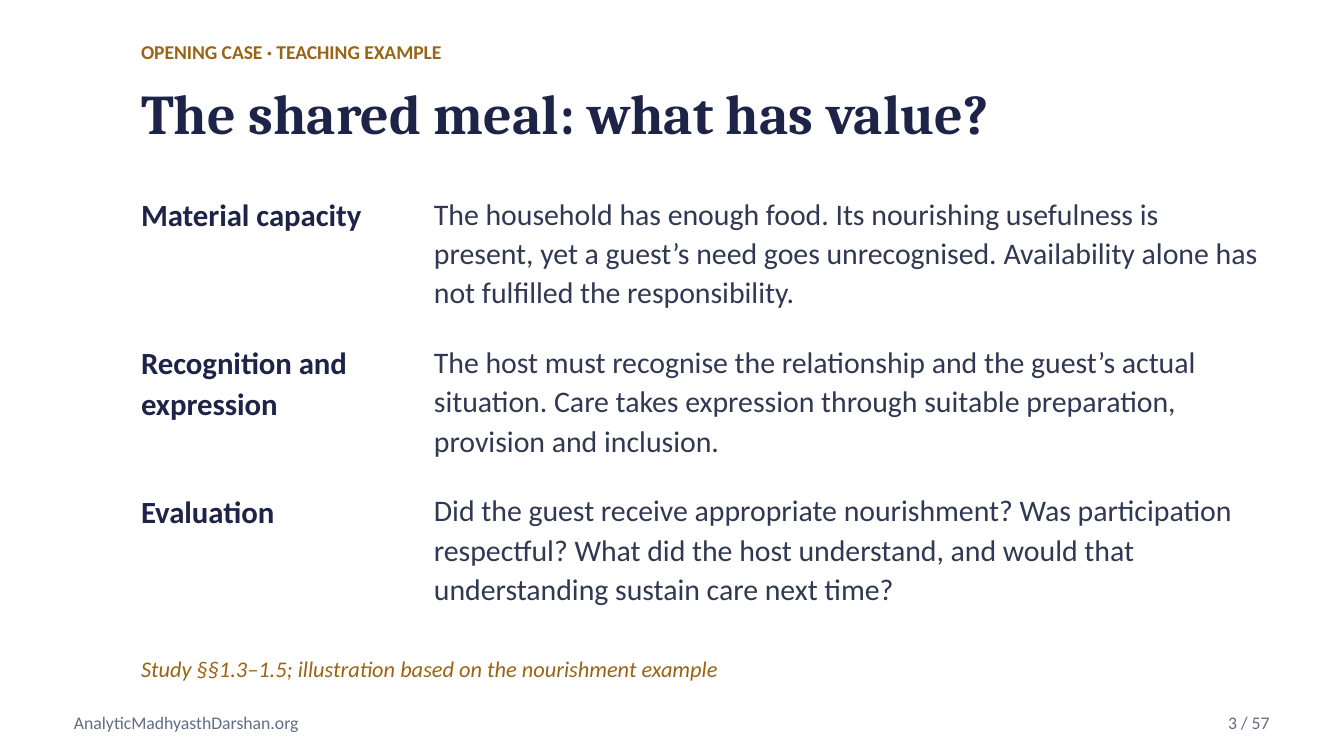
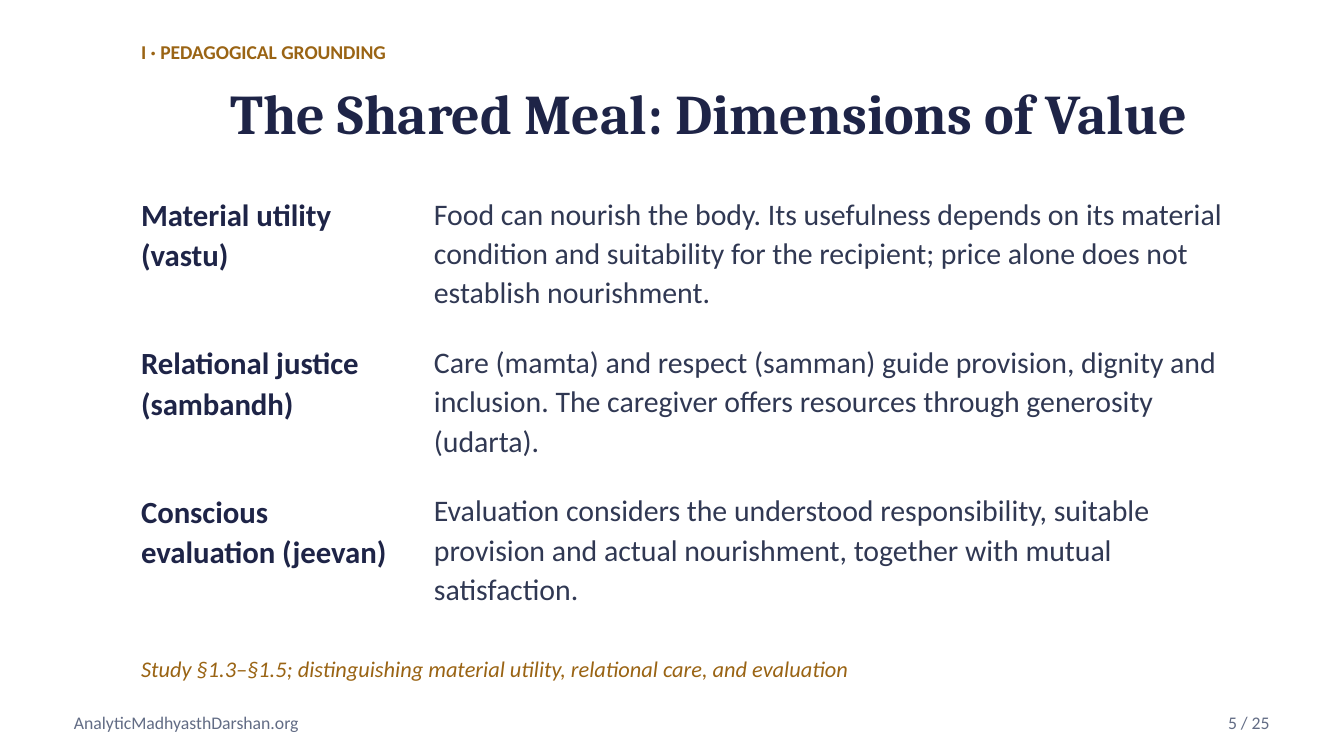
Before and after one commit to raghavamohan/AnalyticMadhyasthDarshan, a slide deck: slide 5 of Studies/Axiology-Value-Theory/Axiology-Value-Theory-Madhyasth-Darshan.pptx (slide 3 before the commit). Drawn at 1344x756 pixels with LibreOffice and Linux fonts; fonts in the diff are those of the drawing. Boxes give left, top, right and bottom in pixels: in the first picture for what was removed or moved away, otherwise in the second. Text is boxed around its words. In the diff, an @@ line names an element or a change of style, - is before the commit and + after.

```diff
--- a/Studies/Axiology-Value-Theory/Axiology-Value-Theory-Madhyasth-Darshan.pptx
+++ b/Studies/Axiology-Value-Theory/Axiology-Value-Theory-Madhyasth-Darshan.pptx
@@ text at [141,46,386,59]: text changed @@
-OPENING CASE · TEACHING EXAMPLE
+I · PEDAGOGICAL GROUNDING
@@ text at [230,94,1187,135]: text changed @@
-The shared meal: what has value?
+The Shared Meal: Dimensions of Value
@@ text at [141,204,331,271]: text changed @@
-Material capacity
+Material utility (vastu)
@@ text at [434,204,1221,304]: text changed @@
-The household has enough food. Its nourishing usefulness is present, yet a guest’s need goes unrecognised. Availability alone has not fulfilled the responsibility.
+Food can nourish the body. Its usefulness depends on its material condition and suitability for the recipient; price alone does not establish nourishment.
@@ text at [141,352,359,420]: text changed @@
-Recognition and expression
+Relational justice (sambandh)
@@ text at [434,351,1216,456]: text changed @@
-The host must recognise the relationship and the guest’s actual situation. Care takes expression through suitable preparation, provision and inclusion.
+Care (mamta) and respect (samman) guide provision, dignity and inclusion. The caregiver offers resources through generosity (udarta).
@@ text at [141,501,386,569]: text changed @@
-Evaluation
+Conscious evaluation (jeevan)
@@ text at [434,500,1149,601]: text changed @@
-Did the guest receive appropriate nourishment? Was participation respectful? What did the host understand, and would that understanding sustain care next time?
+Evaluation considers the understood responsibility, suitable provision and actual nourishment, together with mutual satisfaction.
@@ text at [141,661,848,681]: text changed @@
-Study §§1.3–1.5; illustration based on the nourishment example
+Study §1.3–§1.5; distinguishing material utility, relational care, and evaluation
@@ text at [1228,717,1270,729]: text changed @@
-3 / 57
+5 / 25
```
Also in this commit, not shown: 19 other slides changed, 5 slides added, 37 slides removed, 1 other file.
